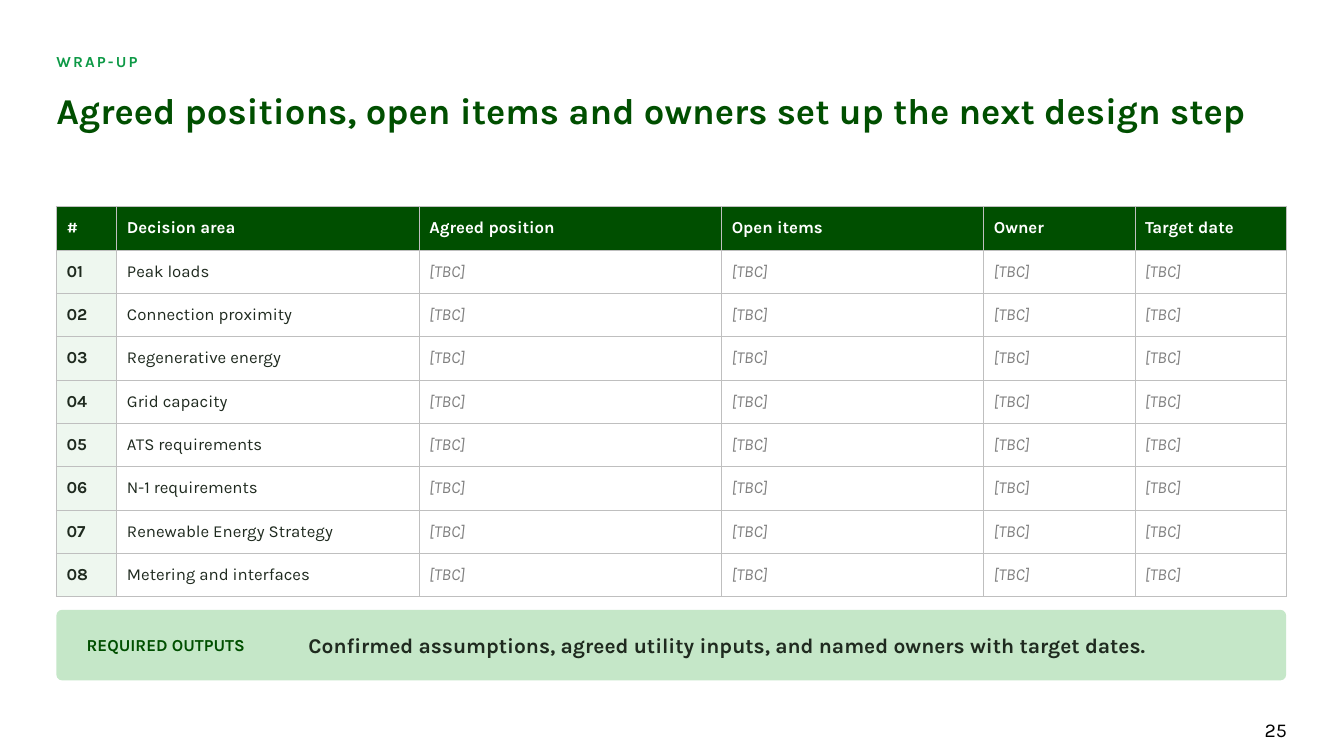
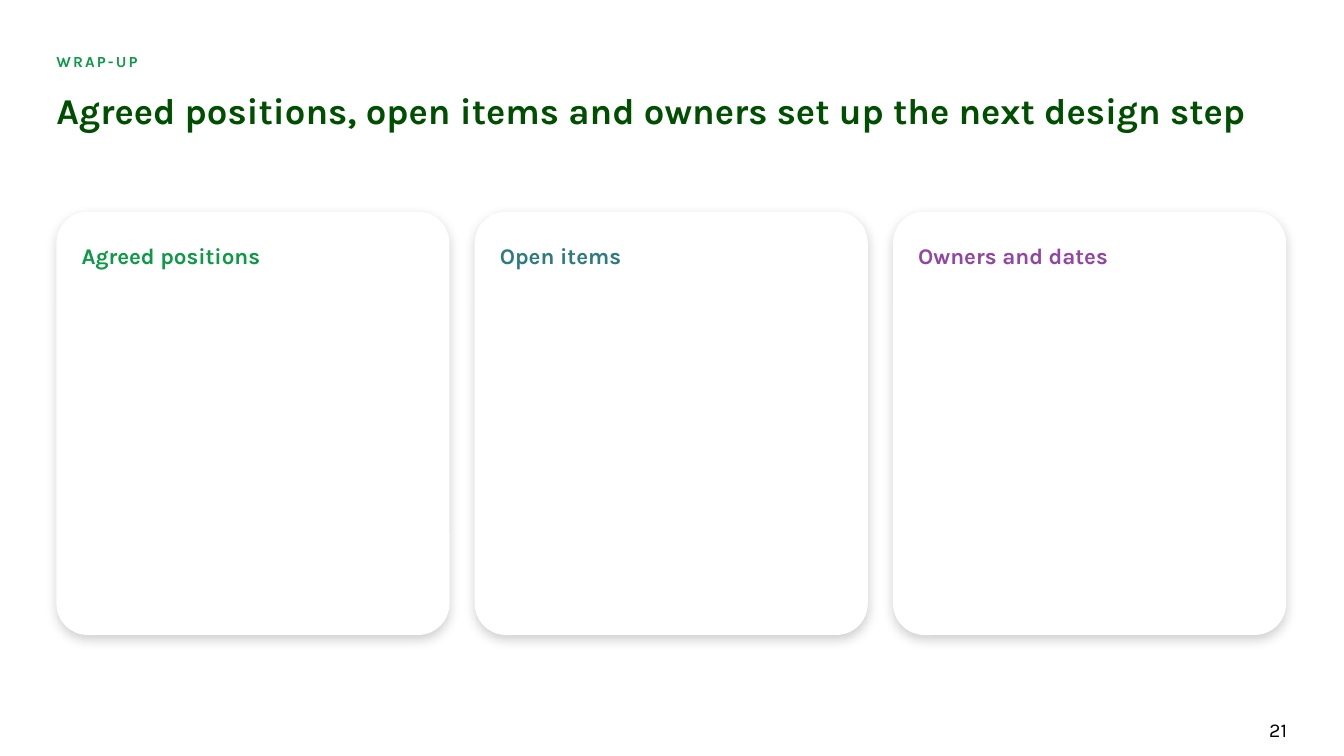
Before and after one commit to alyciawolf02/claude, a slide deck: slide 21 of deliverables/GoFar_Power_and_Grid_Connection_2_Workshop_Structure.pptx (slide 25 before the commit). Drawn at 1344x756 pixels with LibreOffice and Linux fonts; fonts in the diff are those of the drawing; background and template pictures are left out. Boxes give left, top, right and bottom in pixels: in the first picture for what was removed or moved away, otherwise in the second. Text is boxed around its words. In the diff, an @@ line names an element or a change of style, - is before the commit and + after.

```diff
--- a/deliverables/GoFar_Power_and_Grid_Connection_2_Workshop_Structure.pptx
+++ b/deliverables/GoFar_Power_and_Grid_Connection_2_Workshop_Structure.pptx
@@ table removed at <box>56,207,1287,597</box>, 9 rows, 6 columns @@
-# | Decision area | Agreed position | Open items | Owner | Target date
-01 | Peak loads | [TBC] | [TBC] | [TBC] | [TBC]
-02 | Connection proximity | [TBC] | [TBC] | [TBC] | [TBC]
-03 | Regenerative energy | [TBC] | [TBC] | [TBC] | [TBC]
-04 | Grid capacity | [TBC] | [TBC] | [TBC] | [TBC]
-05 | ATS requirements | [TBC] | [TBC] | [TBC] | [TBC]
-06 | N-1 requirements | [TBC] | [TBC] | [TBC] | [TBC]
-07 | Renewable Energy Strategy | [TBC] | [TBC] | [TBC] | [TBC]
-08 | Metering and interfaces | [TBC] | [TBC] | [TBC] | [TBC]
@@ rounded rectangle added at <box>56,212,450,635</box>, fill #FFFFFF @@
@@ rounded rectangle added at <box>475,212,868,635</box>, fill #FFFFFF @@
@@ rounded rectangle added at <box>893,212,1287,635</box>, fill #FFFFFF @@
@@ text added at <box>82,248,260,270</box>, 16 pt, text #0D9946, bold @@
+Agreed positions
@@ text added at <box>500,248,621,270</box>, 16 pt, text #2D7A80, bold @@
+Open items
@@ text added at <box>918,248,1108,265</box>, 16 pt, text #9245A3, bold @@
+Owners and dates
@@ rounded rectangle removed at <box>56,610,1287,681</box> @@
@@ text removed at <box>87,640,245,654</box> @@
-REQUIRED OUTPUTS
@@ text removed at <box>308,638,1145,659</box> @@
-Confirmed assumptions, agreed utility inputs, and named owners with target dates.
@@ page number at <box>1269,724,1287,737</box>: text changed @@
-25
+21
```
Also in this commit, not shown: 11 other slides changed, 4 slides removed.
